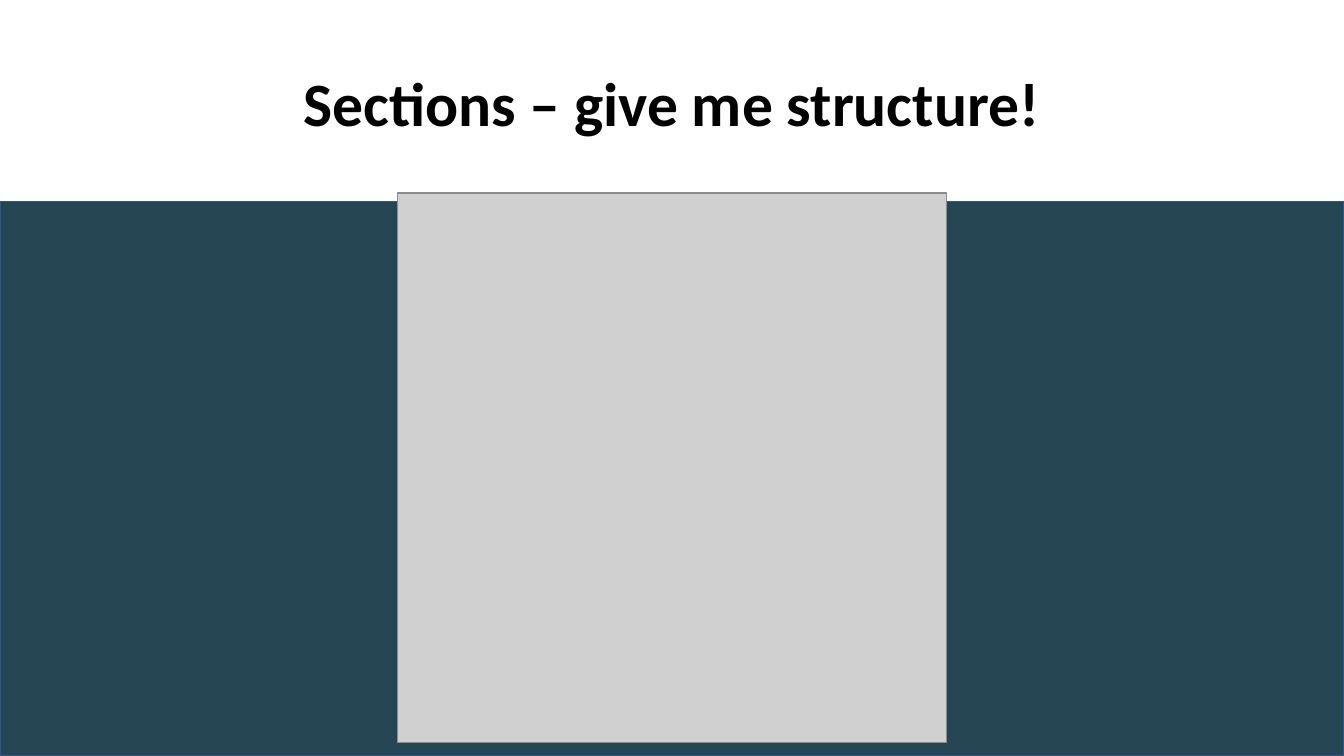
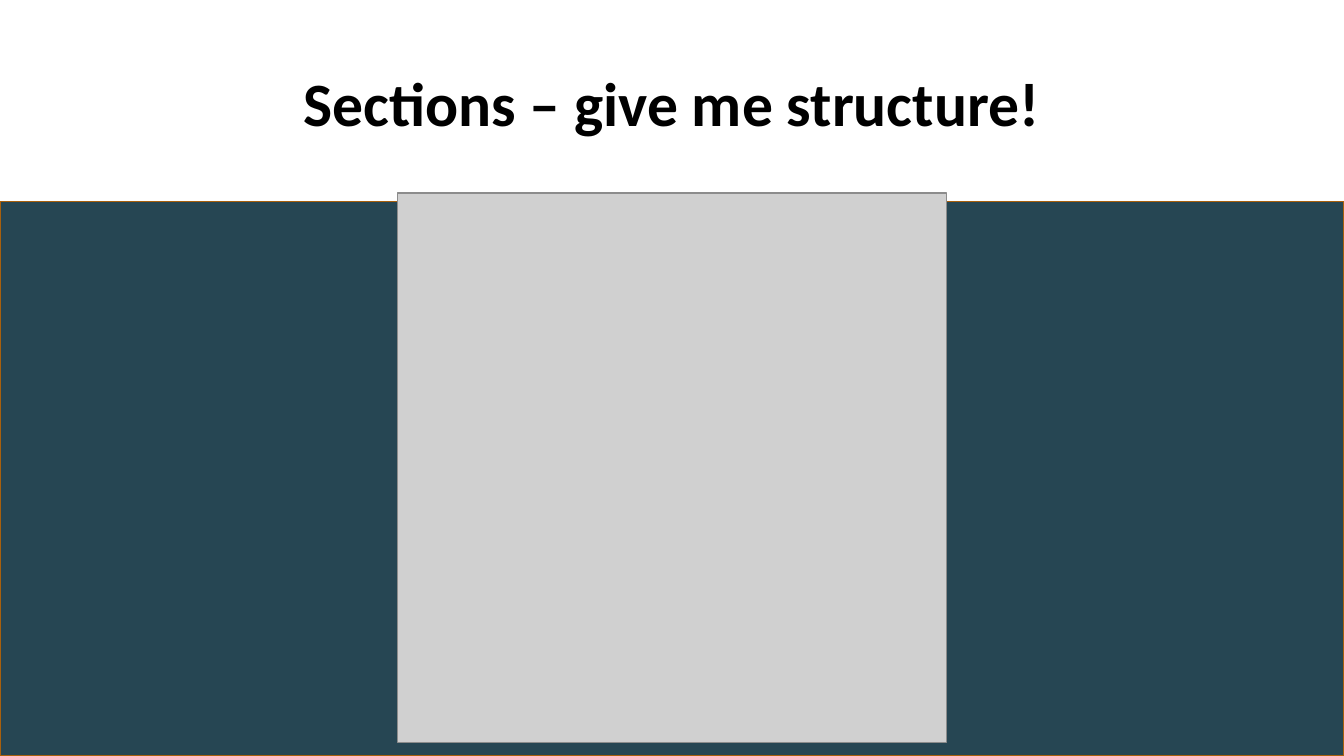
Before and after one commit to tranthanhbinh2603/PPTmasterclassV6_Powerpoint_from_A_to_Z, a slide deck: slide 1 of Section 4 - Polishing Presentations/Polishing Presentations - Final.pptx. Drawn at 1344x756 pixels with LibreOffice and Linux fonts; fonts in the diff are those of the drawing; grey boxes stand for pictures. Boxes give left, top, right and bottom in pixels: in the first picture for what was removed or moved away, otherwise in the second. Text is boxed around its words. In the diff, an @@ line names an element or a change of style, - is before the commit and + after.

```diff
--- a/Section 4 - Polishing Presentations/Polishing Presentations - Final.pptx
+++ b/Section 4 - Polishing Presentations/Polishing Presentations - Final.pptx
@@ rectangle at (0, 202, 1344, 756): outline #325491 1 pt to #A9610D 1 pt @@
```
Also in this commit, not shown: 5 other slides changed, 1 slide added, 4 other files.
